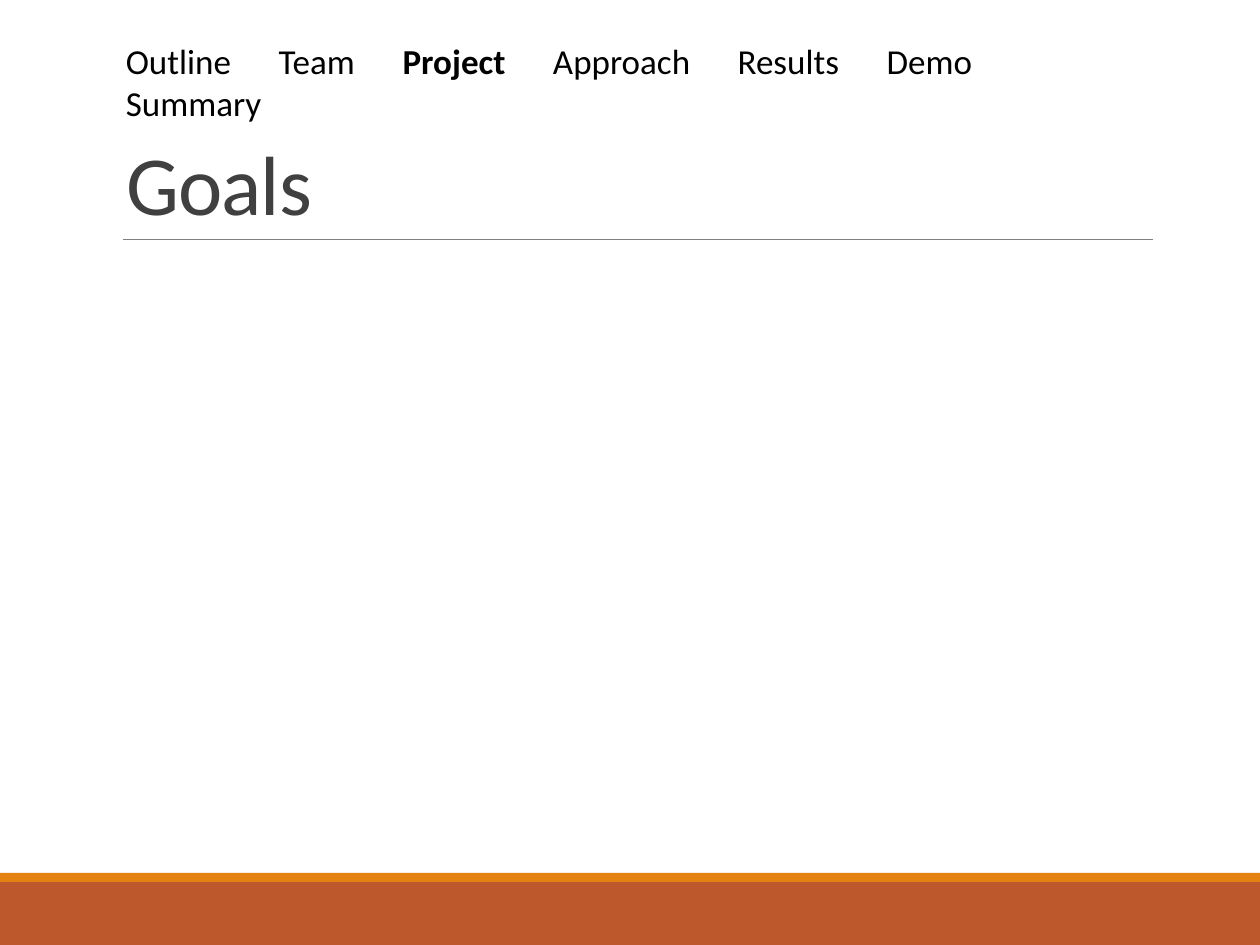
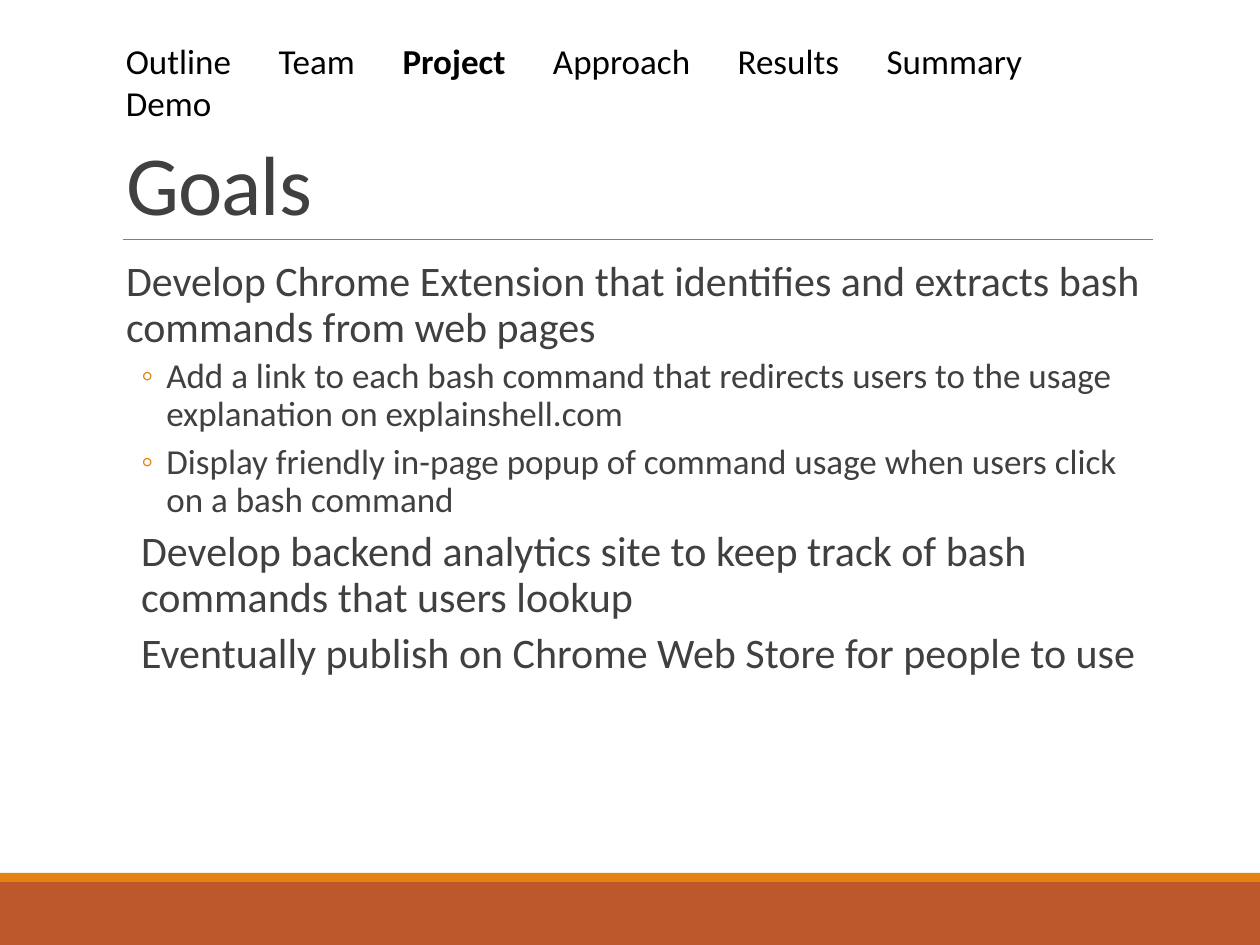
Before and after one commit to justingallagher/explainshell-for-chrome, a slide deck: slide 6 of docs/speaking-3/speaking3.pptx. Drawn at 1260x945 pixels with LibreOffice and Linux fonts; fonts in the diff are those of the drawing. Boxes give left, top, right and bottom in pixels: in the first picture for what was removed or moved away, otherwise in the second. Text is boxed around its words. In the diff, an @@ line names an element or a change of style, - is before the commit and + after.

```diff
--- a/docs/speaking-3/speaking3.pptx
+++ b/docs/speaking-3/speaking3.pptx
@@ text at (126,49,1023,80): text changed @@
-Outline Team Project Approach Results Demo Summary
+Outline Team Project Approach Results Summary Demo
@@ text added at (126,267,1140,675), 24 pt, text #404040 @@
+  Develop Chrome Extension that identifies and extracts bash commands from web pages
+  ◦ Add a link to each bash command that redirects users to the usage explanation on explainshell.com
+  ◦ Display friendly in-page popup of command usage when users click on a bash command
+  Develop backend analytics site to keep track of bash commands that users lookup
+  Eventually publish on Chrome Web Store for people to use
```
Also in this commit, not shown: 11 other slides changed, 2 slides added, 1 slide removed.
